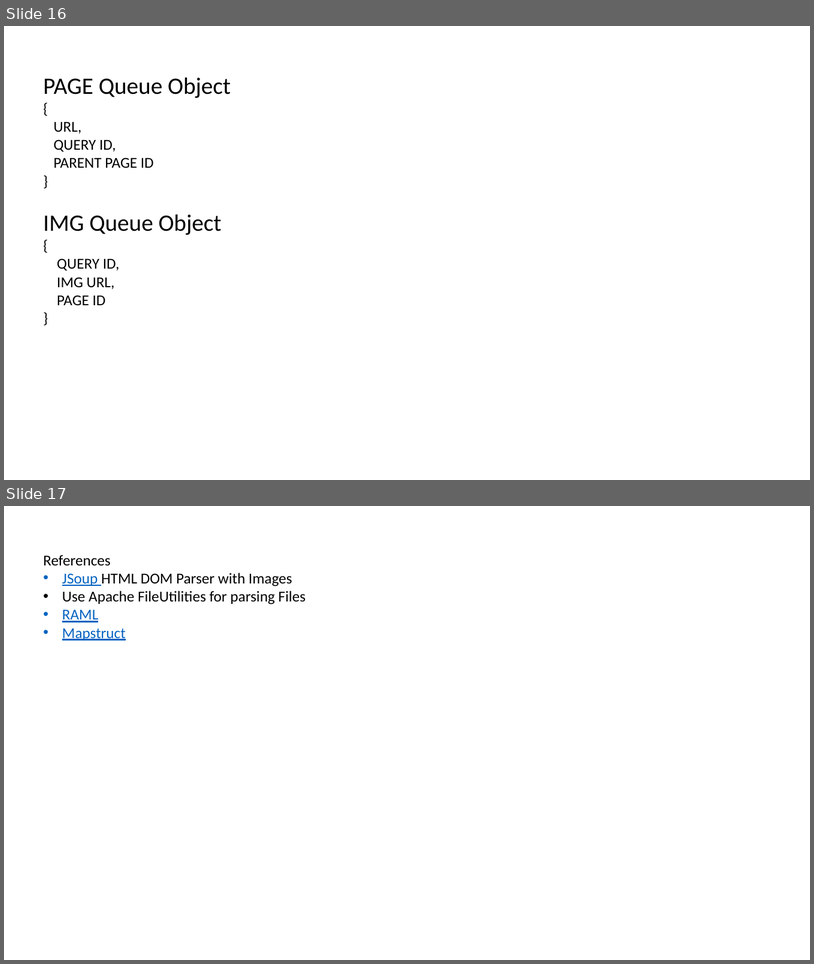
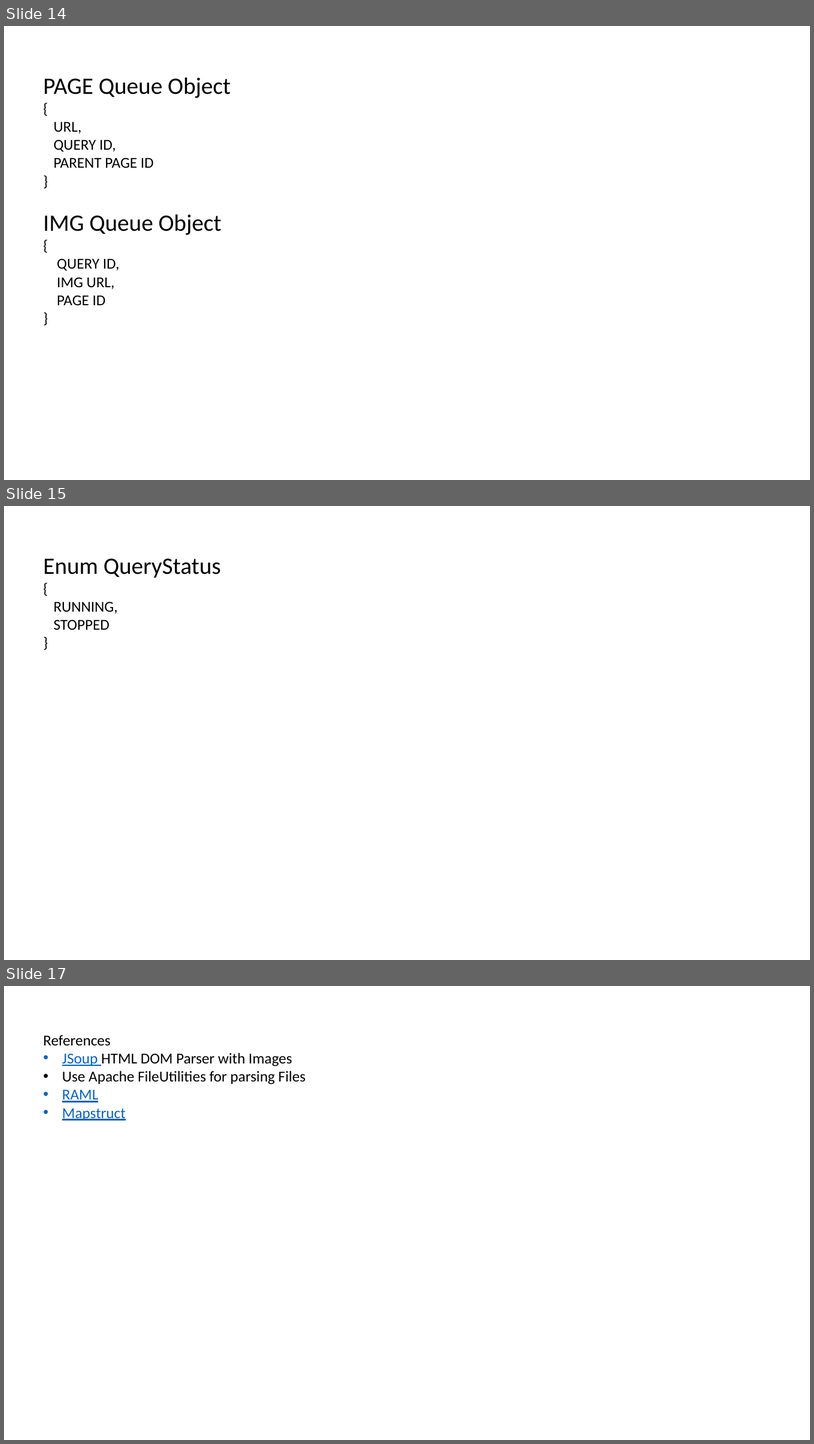
Before and after one commit to datim/squid, a slide deck: docs/design.pptx. Shown one above the other, each under a label of ours: slides 16 and 17 before the commit, slides 14, 15 and 17 after it; the slides between them are not shown. The pictures are 814x964 and 814x1444 pixels, drawn with LibreOffice and Linux fonts; fonts in the diff are those of the drawing. Boxes give left, top, right and bottom in pixels: in the first picture for what was removed or moved away, otherwise in the second. Text is boxed around its words. In the diff, an @@ line names an element or a change of style, - is before the commit and + after.

Commit message:
Clear page topology at start of search. Check status in thread for max page counts

```diff
--- a/docs/design.pptx
+++ b/docs/design.pptx
@@ slide 15 added at (4,506,810,960), background #FFFFFF @@
@@ text added at (43,558,221,630), 18 pt, text #000000 @@
+Enum QueryStatus
+{
+RUNNING,
+STOPPED
+}
@@ what was slide 16 is now slide 14 @@
```
Also in this commit, not shown: 6 slides changed, 1 other slide added, 2 slides removed, 3 other files.
